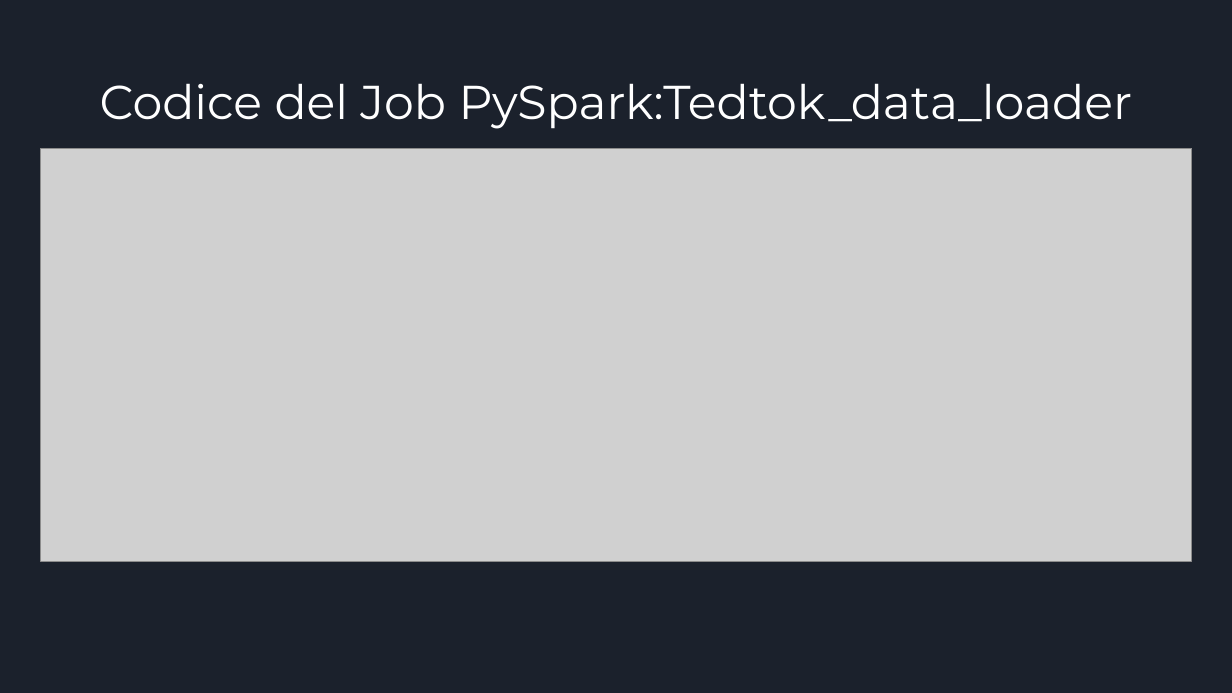
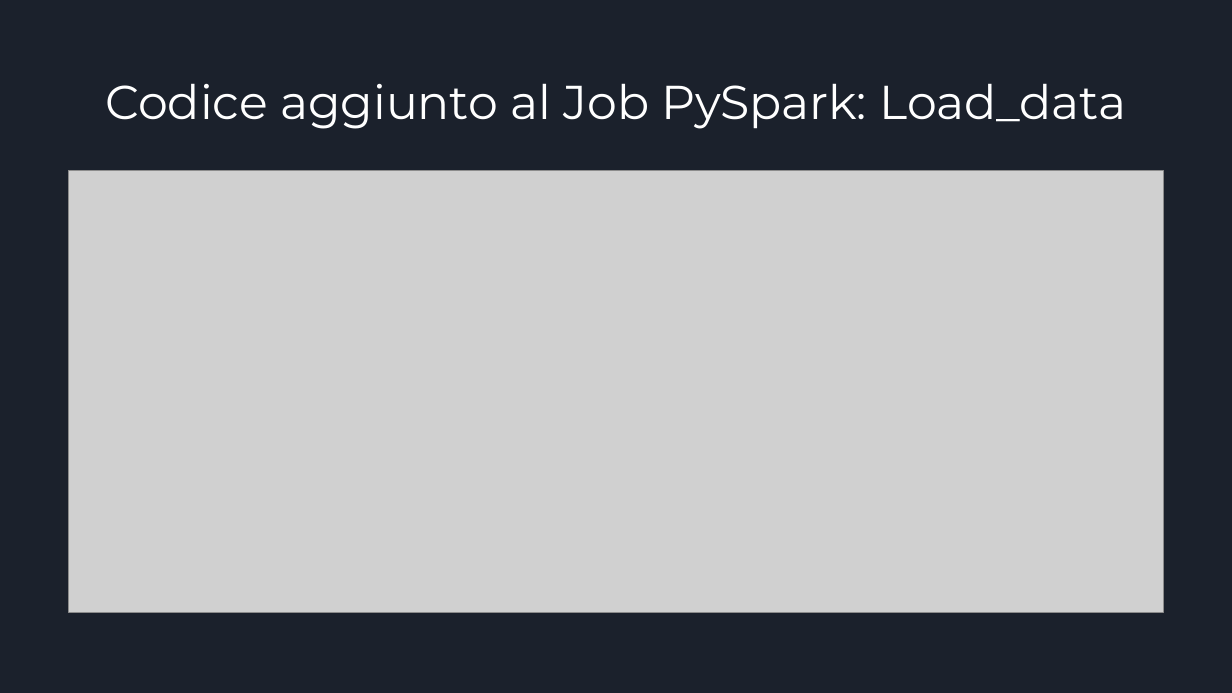
Before and after one commit to Gabriele-Mazzoleni/Progetti_Tec_Cloud_Mobile_2024, a slide deck: slide 3 of Parte 2/Presentazione TedxTok(parte 2).pptx. Drawn at 1232x693 pixels with LibreOffice and Linux fonts; fonts in the diff are those of the drawing; grey boxes stand for pictures. Boxes give left, top, right and bottom in pixels: in the first picture for what was removed or moved away, otherwise in the second. Text is boxed around its words. In the diff, an @@ line names an element or a change of style, - is before the commit and + after.

```diff
--- a/Parte 2/Presentazione TedxTok(parte 2).pptx
+++ b/Parte 2/Presentazione TedxTok(parte 2).pptx
@@ title at (105, 83, 1126, 129): text changed @@
-Codice del Job PySpark:Tedtok_data_loader
+Codice aggiunto al Job PySpark: Load_data
@@ picture: place and size @@
-picture at (40, 148, 1192, 561)
+picture at (68, 171, 1164, 613)
```
Also in this commit, not shown: 3 other slides changed, 3 other files.
